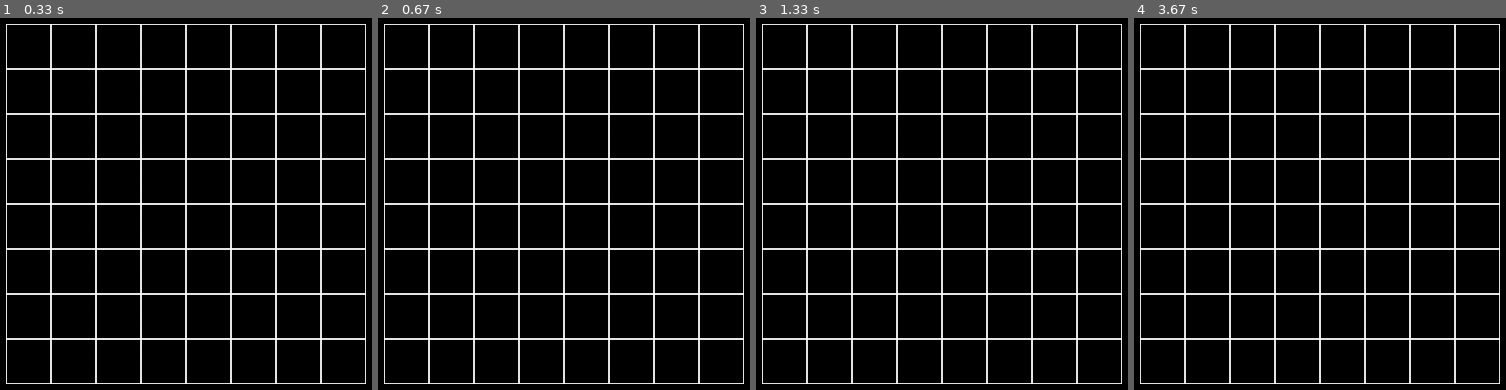
Above: before the commit, frames 1-4 (left to right).
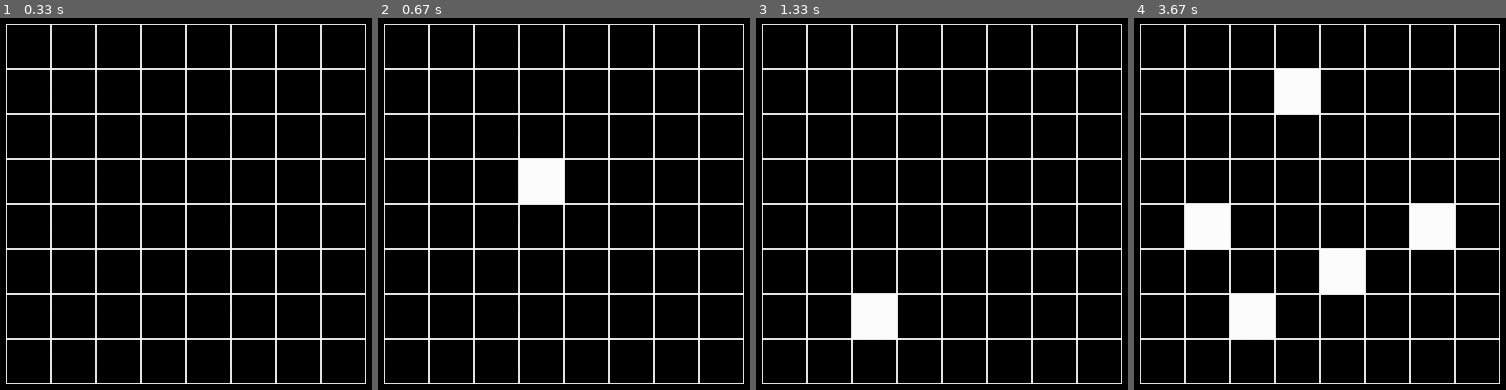
Above: after the commit, the same moments.

Repository: AKETSU-main/-PyGame
Game: pygame game, started from pg1212224/main.py
Same seed, same stepped clock (60 frames per second), same inputs: the game is played once before the commit and once after it.
Inputs (mouse positions are in pixels of both pictures, inside the frame that each line leads up to):
- Up to frame 1 (0.33 s): no input
- Up to frame 2 (0.67 s): click (519, 159) at 0.38 s
- Up to frame 3 (1.33 s): click (897, 159) at 0.72 s; click (886, 293) at 1.05 s
- Up to frame 4 (3.67 s): click (1308, 96) at 1.38 s; click (1331, 252) at 1.72 s; click (1416, 241) at 3.05 s; click (1204, 230) at 3.38 s

Frame 1 is identical in both runs. In frame 2, 1.4% of the frame differs, in the area x 37-50%, y 38-50%; in frame 3, 1.4%; in frame 4, 7.1%, in the area x 13-87%, y 13-87%.

Commit message:
клетчатая программа

Diff:
--- a/pg1212224/main.py
+++ b/pg1212224/main.py
@@ -5,19 +5,43 @@
 class Board:
     def __init__(self, width, height):
         self.width, self.height = width, height
-        self.board = [[0] * width for _ in range(height)]
+        self.board = [[1] * width for _ in range(height)]
         self.left = 10
         self.top = 10
         self.cell_size = 30
 
+    def draw_board(self, screen, x, y):
+        pygame.draw.rect(screen, pygame.Color('white'), (
+            x * self.cell_size + self.left, y * self.cell_size + self.top, self.cell_size, self.cell_size), self.board[x][y])
+
     def render(self, screen):
         for x in range(self.width):
             for y in range(self.height):
-                pygame.draw.rect(screen, pygame.Color('white'), (
-                x * self.cell_size + self.left, y * self.cell_size + self.top, self.cell_size, self.cell_size), 1)
+                self.draw_board(screen, x, y)
 
     def set_view(self, left, top, cell_size):
         self.left, self.top, self.cell_size = left, top, cell_size
+
+    def get_click(self, pos, screen):
+        cell = self.get_cell(pos)
+        self.on_click(cell, screen)
+
+    def get_cell(self, pos):
+        x = (pos[0] - self.left) // self.cell_size
+        y = (pos[1] - self.top) // self.cell_size
+        if 0 < x + 1 <= self.width and 0 < y + 1 <= self.height:
+            return x, y
+
+    def on_click(self, cell, screen):
+        print(f'clicked {cell}')
+        print(self.board)
+        if self.board[cell[0]][cell[1]] == 0:
+            self.board[cell[0]][cell[1]] = 1
+
+        else:
+            self.board[cell[0]][cell[1]] = 0
+
+        self.render(screen)
 
 
 # pygame setup
@@ -39,7 +63,8 @@
         for event in pygame.event.get():
             if event.type == pygame.QUIT:
                 running = False
-
+            if event.type == pygame.MOUSEBUTTONDOWN:
+                board.get_click(event.pos, screen)
         screen.fill("black")
         board.render(screen)
         # fill the screen with a color to wipe away anything from last frame
